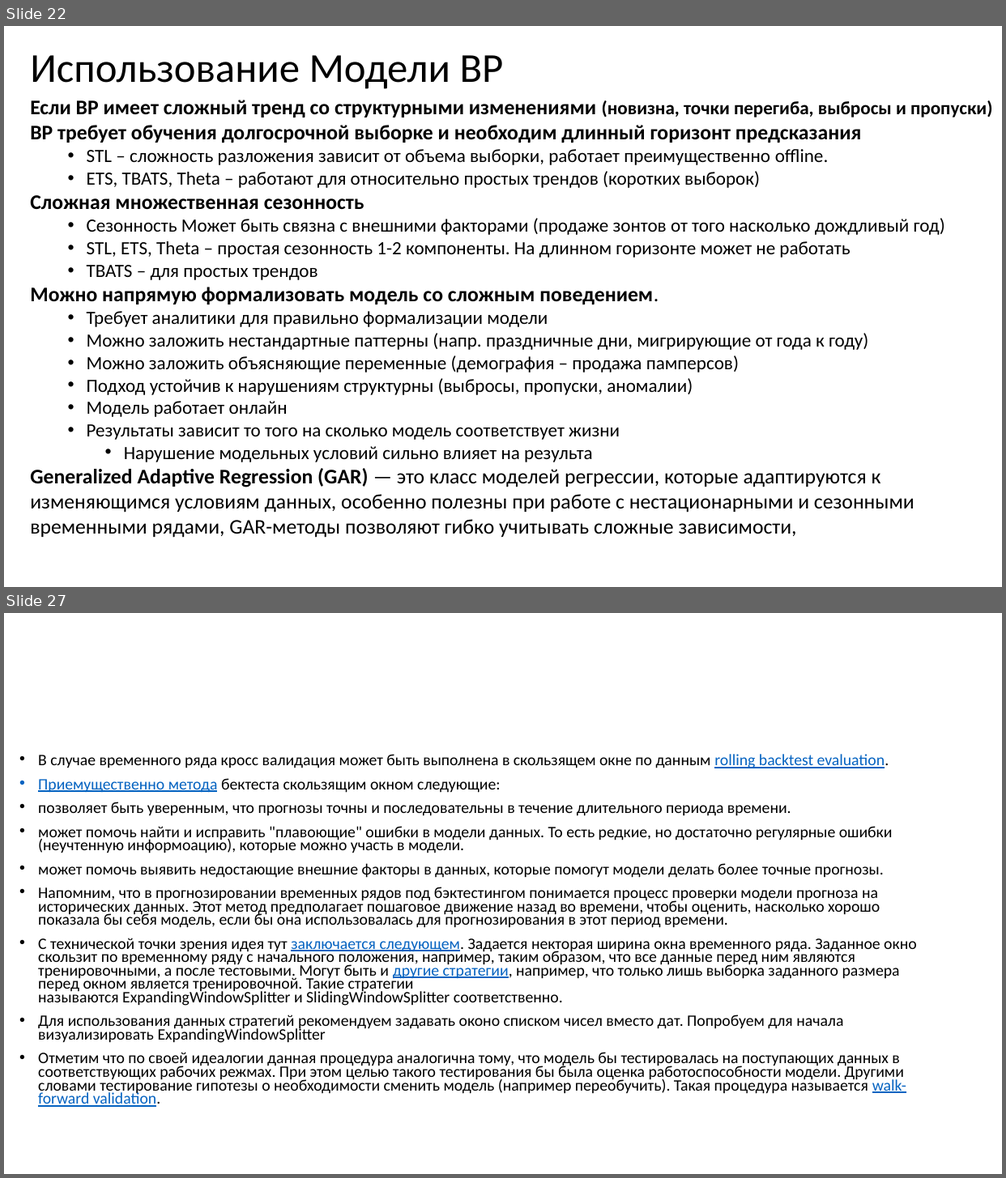
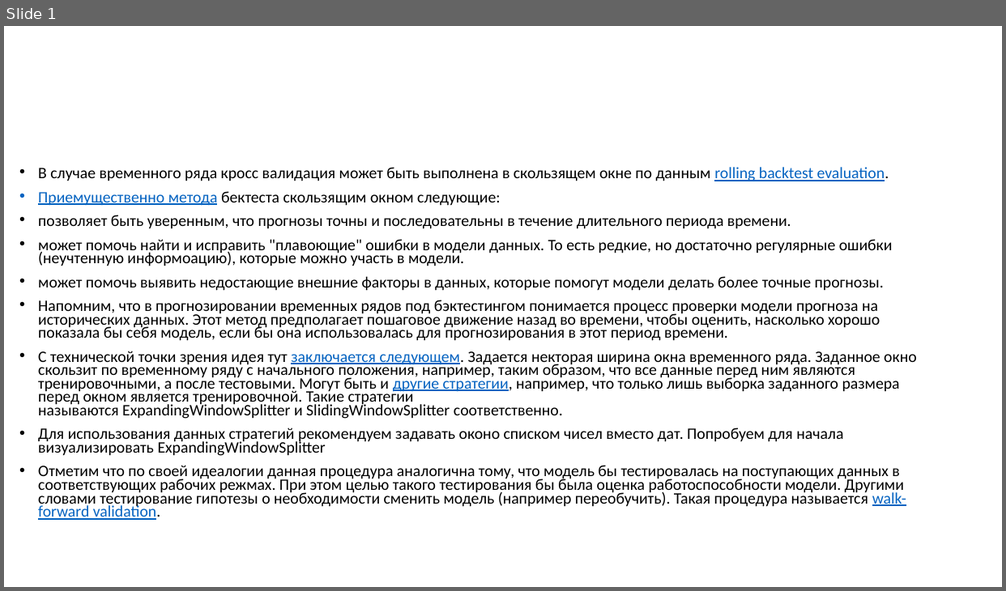
Before and after one commit to MVRonkin/TimeSeriesCourse, a slide deck: 2025/04-2 Оценка качества предсказаний ВР.pptx. Shown one above the other, each under a label of ours: slides 22 and 27 before the commit, slide 1 after it; the slides between them are not shown. The pictures are 1006x1178 and 1006x591 pixels, drawn with LibreOffice and Linux fonts; fonts in the diff are those of the drawing. Boxes give left, top, right and bottom in pixels: in the first picture for what was removed or moved away, otherwise in the second. Text is boxed around its words. In the diff, an @@ line names an element or a change of style, - is before the commit and + after.

```diff
--- a/2025/04-2 Оценка качества предсказаний ВР.pptx
+++ b/2025/04-2 Оценка качества предсказаний ВР.pptx
@@ slide 22 removed at <box>4,26,1002,587</box>, background #FFFFFF @@
@@ title removed at <box>30,55,504,89</box> @@
-Использование Модели ВР
@@ text removed at <box>30,100,992,538</box> @@
-Если ВР имеет сложный тренд со структурными изменениями (новизна, точки перегиба, выбросы и пропуски)
-ВР требует обучения долгосрочной выборке и необходим длинный горизонт предсказания
-  • STL – сложность разложения зависит от объема выборки, работает преимущественно offline.
-  • ETS, TBATS, Theta – работают для относительно простых трендов (коротких выборок)
-Сложная множественная сезонность
-  • Сезонность Может быть связна с внешними факторами (продаже зонтов от того насколько дождливый год)
-  • STL, ETS, Theta – простая сезонность 1-2 компоненты. На длинном горизонте может не работать
-  • TBATS – для простых трендов
-Можно напрямую формализовать модель со сложным поведением.
-  • Требует аналитики для правильно формализации модели
-  • Можно заложить нестандартные паттерны (напр. праздничные дни, мигрирующие от года к году)
-  • Можно заложить объясняющие переменные (демография – продажа памперсов)
-  • Подход устойчив к нарушениям структурны (выбросы, пропуски, аномалии)
-  • Модель работает онлайн
-  • Результаты зависит то того на сколько модель соответствует жизни
-    • Нарушение модельных условий сильно влияет на результа
-Generalized Adaptive Regression (GAR) — это класс моделей регрессии, которые адаптируются к изменяющимся условиям данных, особенно полезны при работе с нестационарными и сезонными временными рядами, GAR-методы позволяют гибко учитывать сложные зависимости,
@@ what was slide 27 is now slide 1 @@
```
Also in this commit, not shown: 1 slide added, 25 other slides removed.
